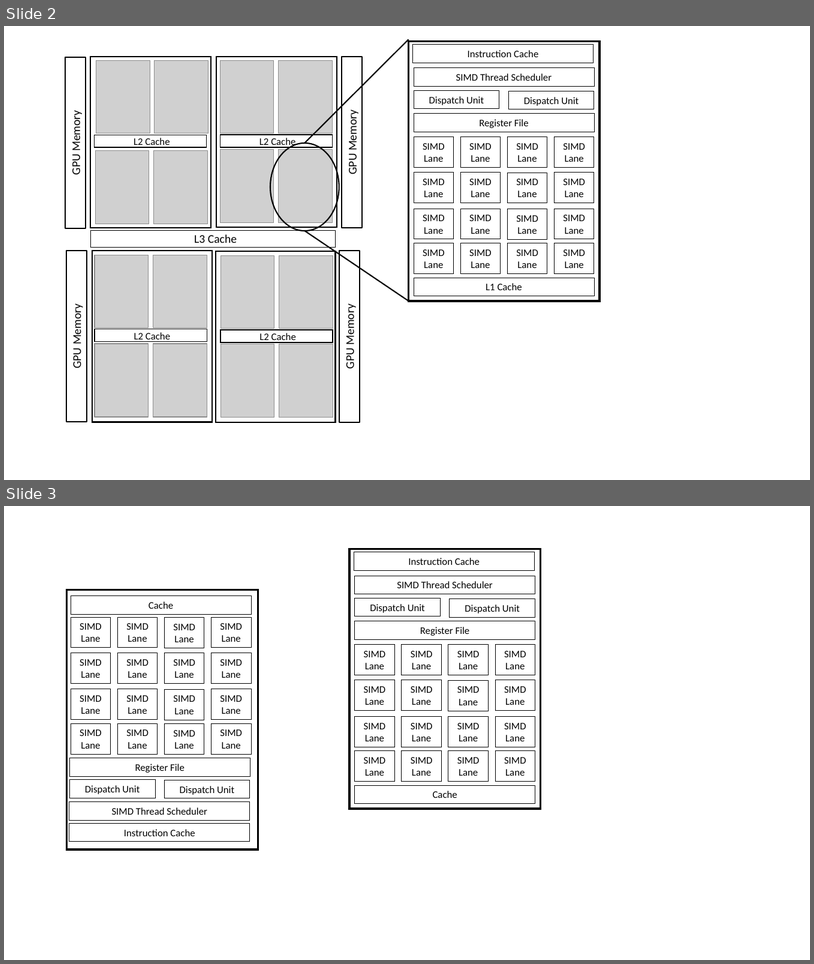
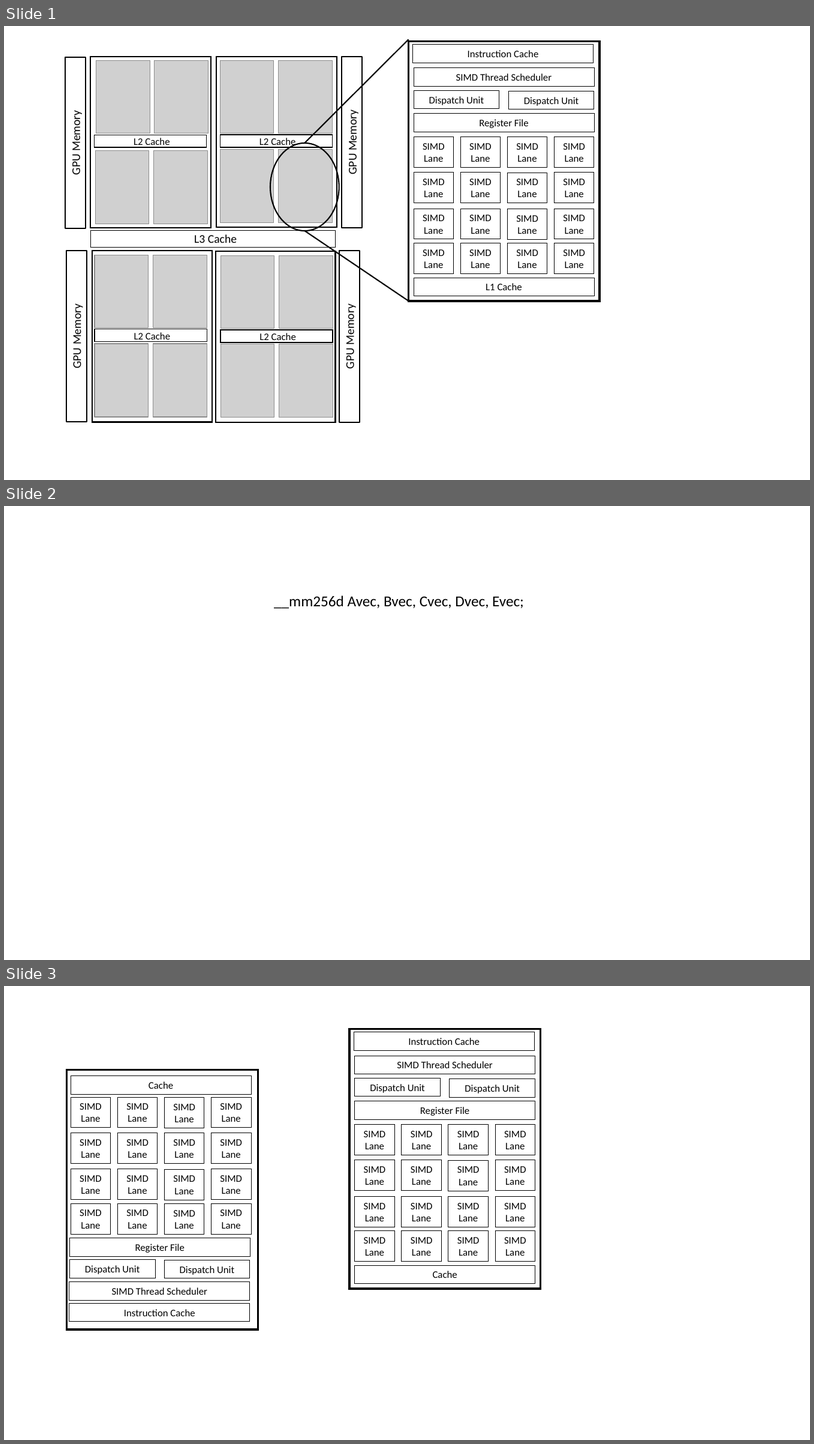
Before and after one commit to tomdeakin/programming-gpu-openmp-book, a slide deck: Source/chapters/01.HeteroComp/figures/GPU.pptx. Shown one above the other, each under a label of ours: slides 2 and 3 before the commit, slides 1, 2 and 3 after it. The pictures are 814x964 and 814x1444 pixels, drawn with LibreOffice and Linux fonts; fonts in the diff are those of the drawing; grey boxes stand for pictures. Boxes give left, top, right and bottom in pixels: in the first picture for what was removed or moved away, otherwise in the second. Text is boxed around its words. In the diff, an @@ line names an element or a change of style, - is before the commit and + after.

```diff
--- a/Source/chapters/01.HeteroComp/figures/GPU.pptx
+++ b/Source/chapters/01.HeteroComp/figures/GPU.pptx
@@ slide 2 added at (4, 506, 810, 960), background #FFFFFF @@
@@ text added at (274, 595, 524, 609), 18 pt, text #000000 @@
+__mm256d Avec, Bvec, Cvec, Dvec, Evec;
@@ what was slide 2 is now slide 1 @@
```
Also in this commit, not shown: 2 other files.
